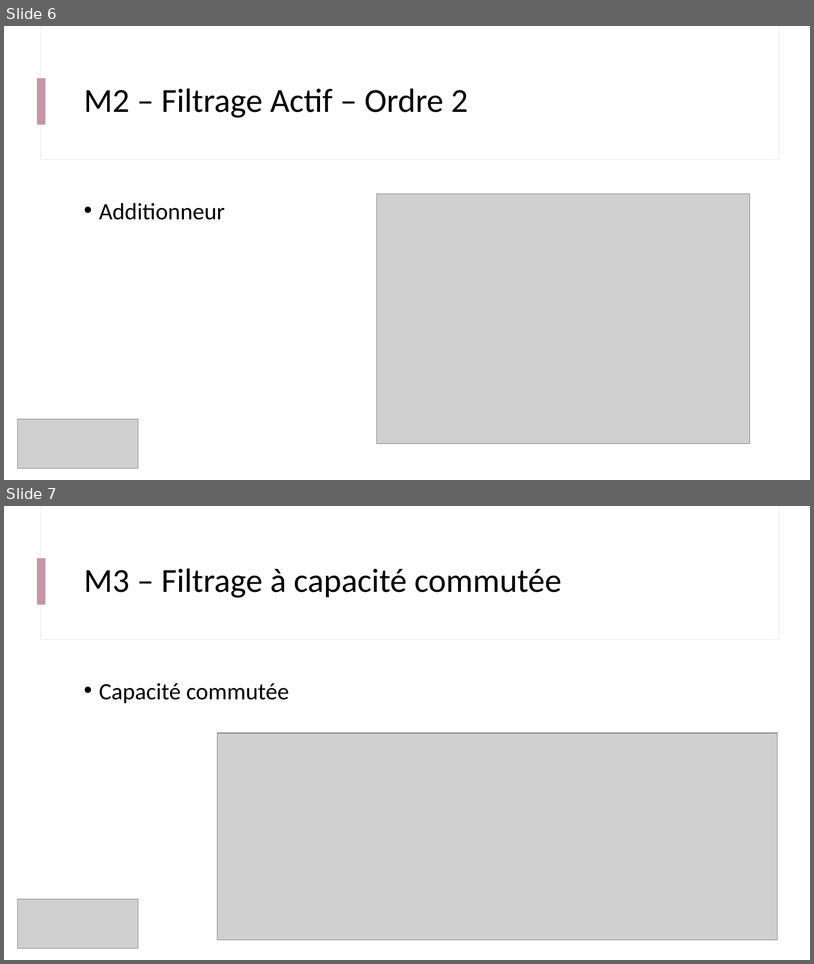
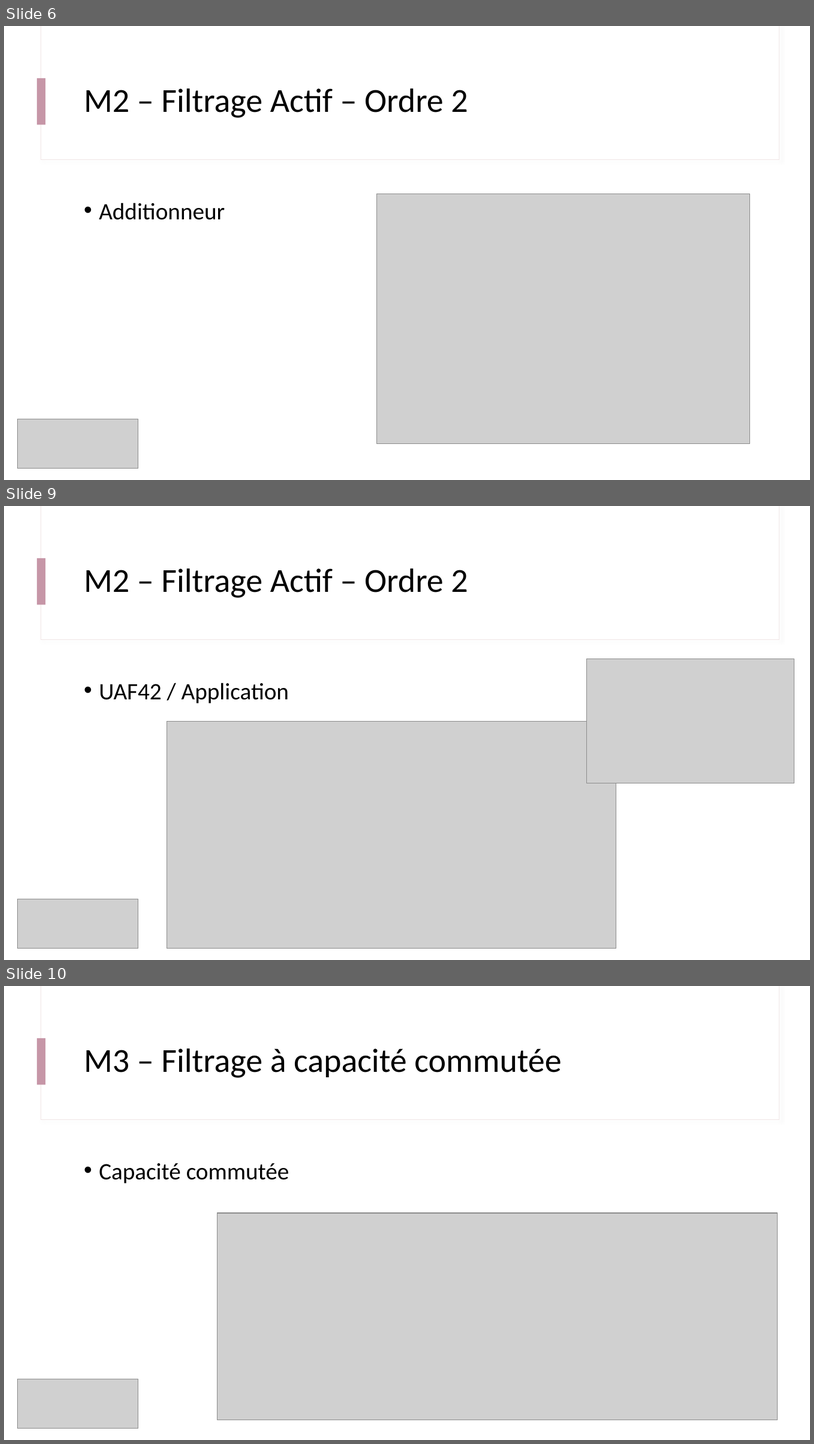
Before and after one commit to IOGS-Digital-Methods/semester-5, a slide deck: CeTI/b2_filtrage/B1_2_filtrage.pptx. Shown one above the other, each under a label of ours: slides 6 and 7 before the commit, slides 6, 9 and 10 after it; the slides between them are not shown. The pictures are 814x964 and 814x1444 pixels, drawn with LibreOffice and Linux fonts; fonts in the diff are those of the drawing; grey boxes stand for pictures. Boxes give left, top, right and bottom in pixels: in the first picture for what was removed or moved away, otherwise in the second. Text is boxed around its words. In the diff, an @@ line names an element or a change of style, - is before the commit and + after.

```diff
--- a/CeTI/b2_filtrage/B1_2_filtrage.pptx
+++ b/CeTI/b2_filtrage/B1_2_filtrage.pptx
@@ slide 9 added at [4, 506, 810, 960], background #FFFFFF; not listed: 3 template elements that a slide beside it also shows @@
@@ title added at [84, 568, 468, 598], 40 pt, text #000000 @@
+M2 – Filtrage Actif – Ordre 2
@@ picture added at [587, 658, 795, 783] @@
@@ text added at [99, 682, 289, 703], 28 pt, text #000000 @@
+• UAF42 / Application
@@ picture added at [167, 721, 616, 948] @@
@@ picture added at [17, 898, 138, 948] @@
@@ what was slide 7 is now slide 10 @@
```
Also in this commit, not shown: 4 other slides added.
